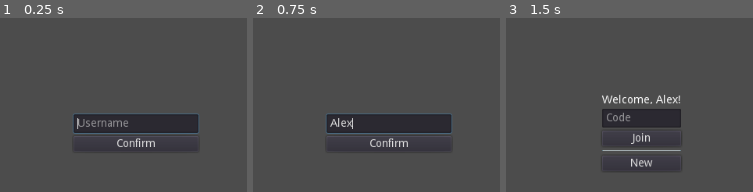
Above: before the commit, frames 1-3 (left to right).
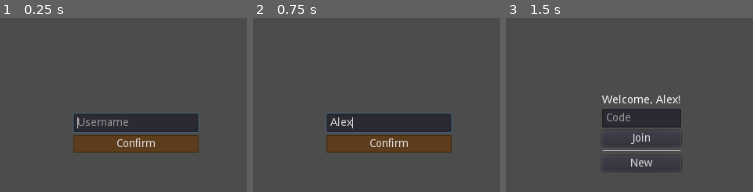
Above: after the commit, the same moments.

Repository: brunopagno/cards_in_rust
Game: Godot game, scene res://Start/Start.tscn
The game is run twice, just before and just after one commit, with the same random seed, the same clock (stepped at 60 frames per second) and the same inputs.
Inputs (mouse positions are in pixels of both pictures, inside the frame that each line leads up to):
- Up to frame 1 (0.25 s): no input
- Up to frame 2 (0.75 s): click (388, 124) at 0.52 s; type "Alex" at 0.6 s
- Up to frame 3 (1.5 s): click "Confirm" at 1.25 s

The runs differ from the first frame. In frame 1, 5.6% of the frame differs, in the area x 29-81%, y 55-78%; in frame 2, 5.6%; in frame 3, nothing differs.

Commit message:
learning how to textures on godot

Diff:
--- a/appclient/Start/Start.tscn
+++ b/appclient/Start/Start.tscn
@@ -1,6 +1,7 @@
-[gd_scene load_steps=2 format=2]
+[gd_scene load_steps=3 format=2]
 
 [ext_resource path="res://Start/Start.gd" type="Script" id=1]
+[ext_resource path="res://cards_theme.tres" type="Theme" id=2]
 
 [node name="Start" type="Control"]
 anchor_right = 1.0
@@ -13,9 +14,9 @@
 
 [node name="HBoxContainer" type="VBoxContainer" parent="CenterContainer"]
 margin_left = 432.0
-margin_top = 276.0
+margin_top = 275.0
 margin_right = 592.0
-margin_bottom = 324.0
+margin_bottom = 325.0
 
 [node name="LineEdit" type="LineEdit" parent="CenterContainer/HBoxContainer"]
 margin_right = 160.0
@@ -28,7 +29,8 @@
 [node name="Button" type="Button" parent="CenterContainer/HBoxContainer"]
 margin_top = 28.0
 margin_right = 160.0
-margin_bottom = 48.0
+margin_bottom = 50.0
+theme = ExtResource( 2 )
 text = "Confirm"
 
 [connection signal="pressed" from="CenterContainer/HBoxContainer/Button" to="." method="_on_Confirm_pressed"]
--- /dev/null
+++ b/appclient/cards_theme.tres
@@ -0,0 +1,25 @@
+[gd_resource type="Theme" load_steps=3 format=2]
+
+[ext_resource path="res://textures.png" type="Texture" id=1]
+
+[sub_resource type="StyleBoxTexture" id=2]
+texture = ExtResource( 1 )
+region_rect = Rect2( 0, 0, 64, 64 )
+margin_left = 4.0
+margin_right = 4.0
+margin_top = 4.0
+margin_bottom = 4.0
+
+[resource]
+Button/colors/font_color = Color( 0.88, 0.88, 0.88, 1 )
+Button/colors/font_color_disabled = Color( 0.9, 0.9, 0.9, 0.2 )
+Button/colors/font_color_focus = Color( 0.94, 0.94, 0.94, 1 )
+Button/colors/font_color_hover = Color( 0.94, 0.94, 0.94, 1 )
+Button/colors/font_color_pressed = Color( 1, 1, 1, 1 )
+Button/constants/hseparation = 4
+Button/fonts/font = null
+Button/styles/disabled = null
+Button/styles/focus = null
+Button/styles/hover = null
+Button/styles/normal = SubResource( 2 )
+Button/styles/pressed = null
Binary file added: appclient/textures.gif
Binary file added: appclient/textures.png
Not shown, added: appclient/textures.png.import
Not shown, changed: appclient/.gitignore
Not shown, added: appclient/textures.kra
